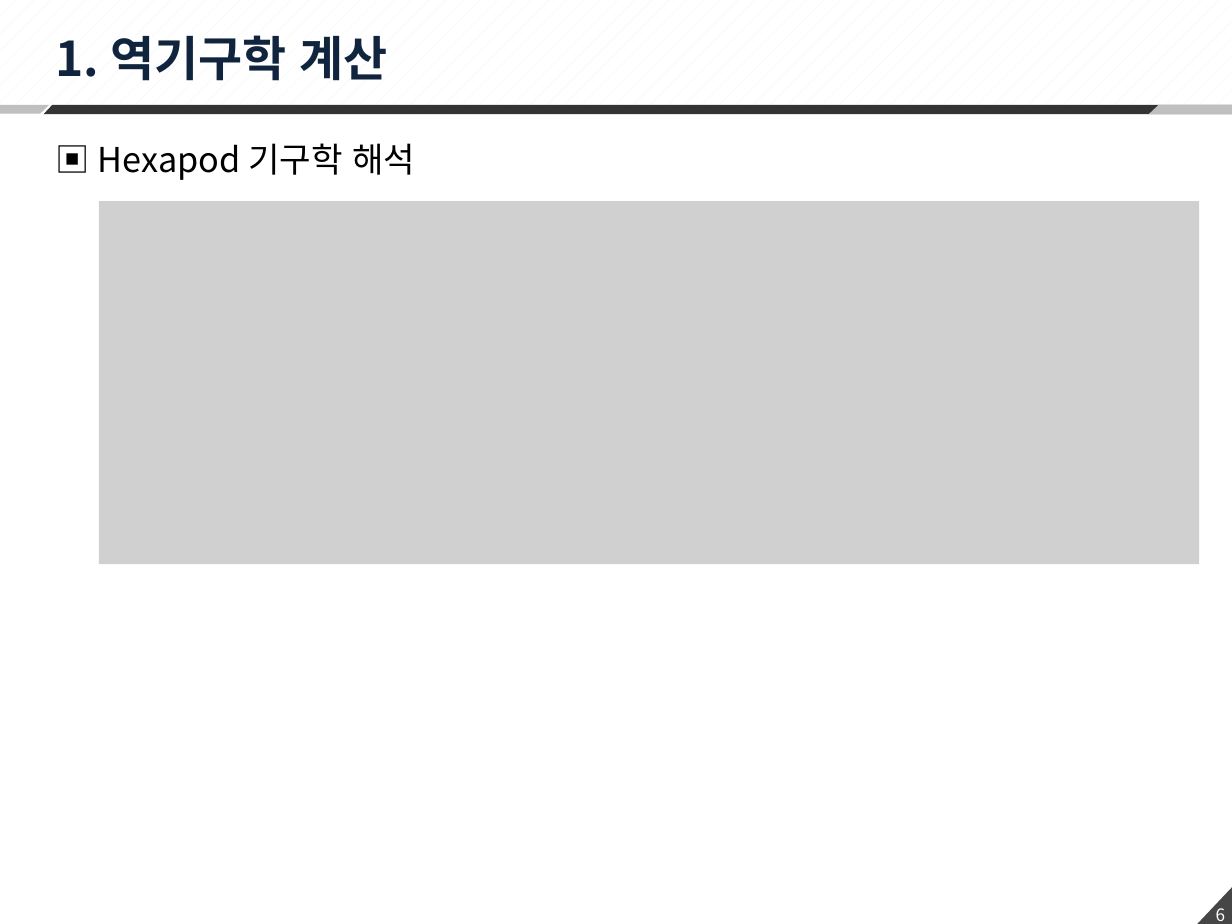
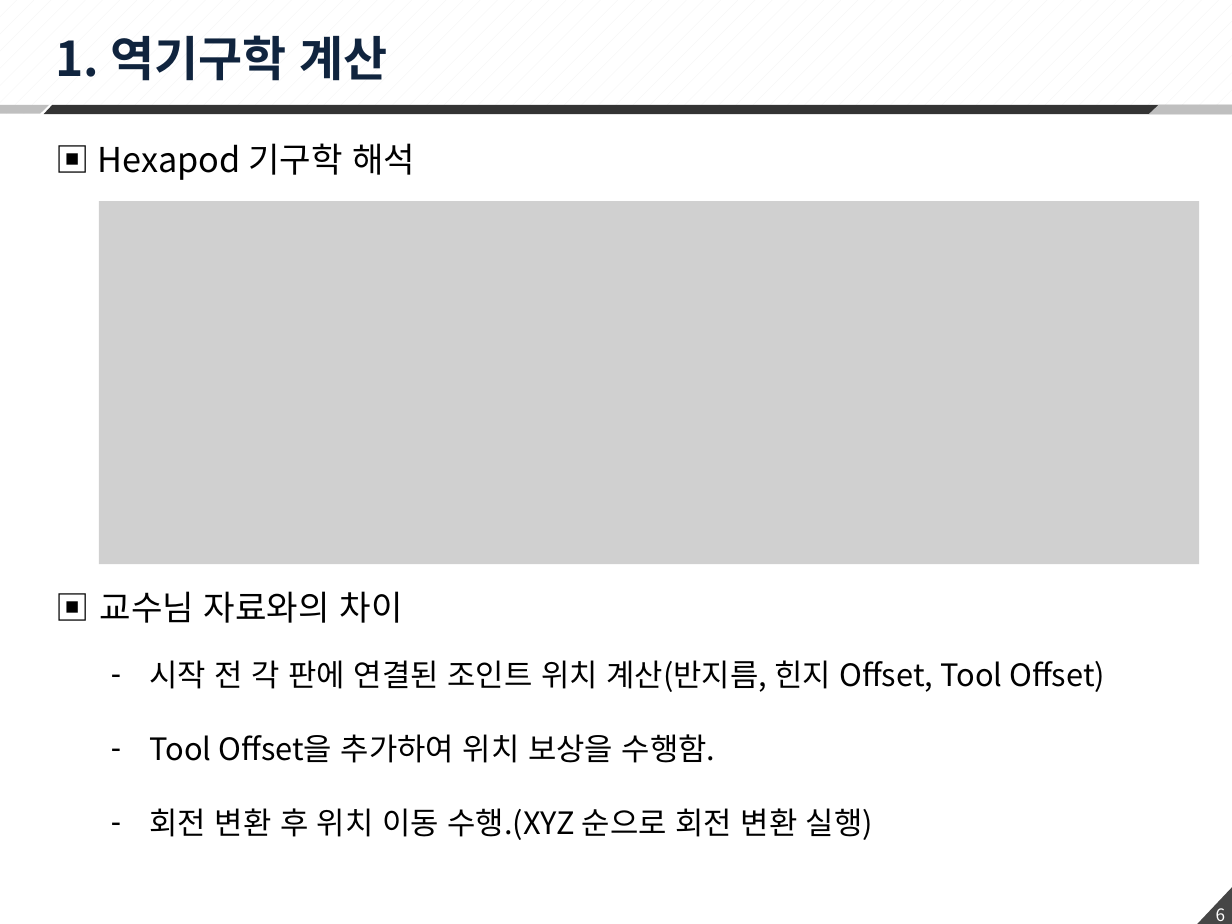
Before and after one commit to changhee-Jung/Hexapod, a slide deck: slide 6 of 02 Scheduler/200406_Hexapod 수식정리.pptx. Drawn at 1232x924 pixels with LibreOffice and Linux fonts; fonts in the diff are those of the drawing; grey boxes stand for pictures. Boxes give left, top, right and bottom in pixels: in the first picture for what was removed or moved away, otherwise in the second. Text is boxed around its words. In the diff, an @@ line names an element or a change of style, - is before the commit and + after.

```diff
--- a/02 Scheduler/200406_Hexapod 수식정리.pptx
+++ b/02 Scheduler/200406_Hexapod 수식정리.pptx
@@ text added at box(100, 591, 402, 623), 20 pt, text #000000 @@
+▣ 교수님 자료와의 차이
@@ text added at box(149, 660, 1105, 840), 18 pt, text #000000 @@
+– 시작 전 각 판에 연결된 조인트 위치 계산(반지름, 힌지 Offset, Tool Offset)
+– Tool Offset을 추가하여 위치 보상을 수행함.
+– 회전 변환 후 위치 이동 수행.(XYZ 순으로 회전 변환 실행)
```
Also in this commit, not shown: 5 other slides changed, 2 slides added, 3 other files.
